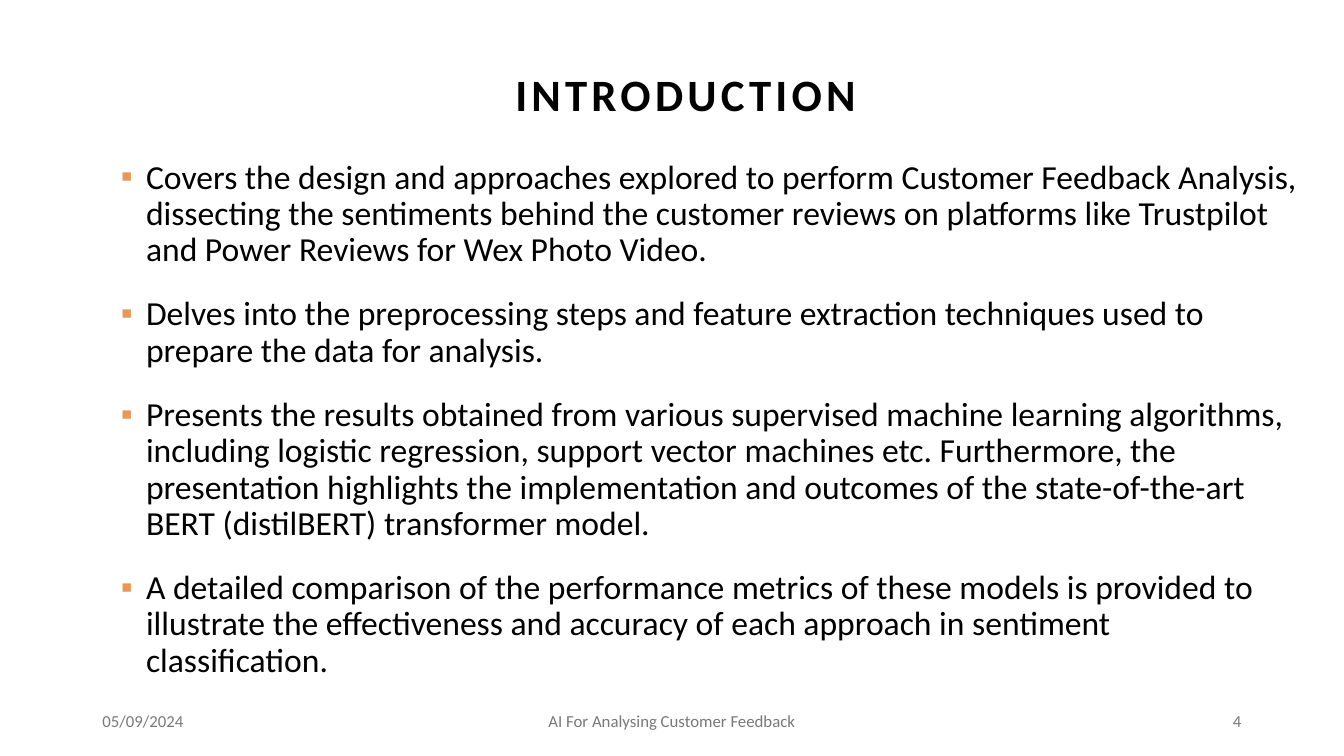
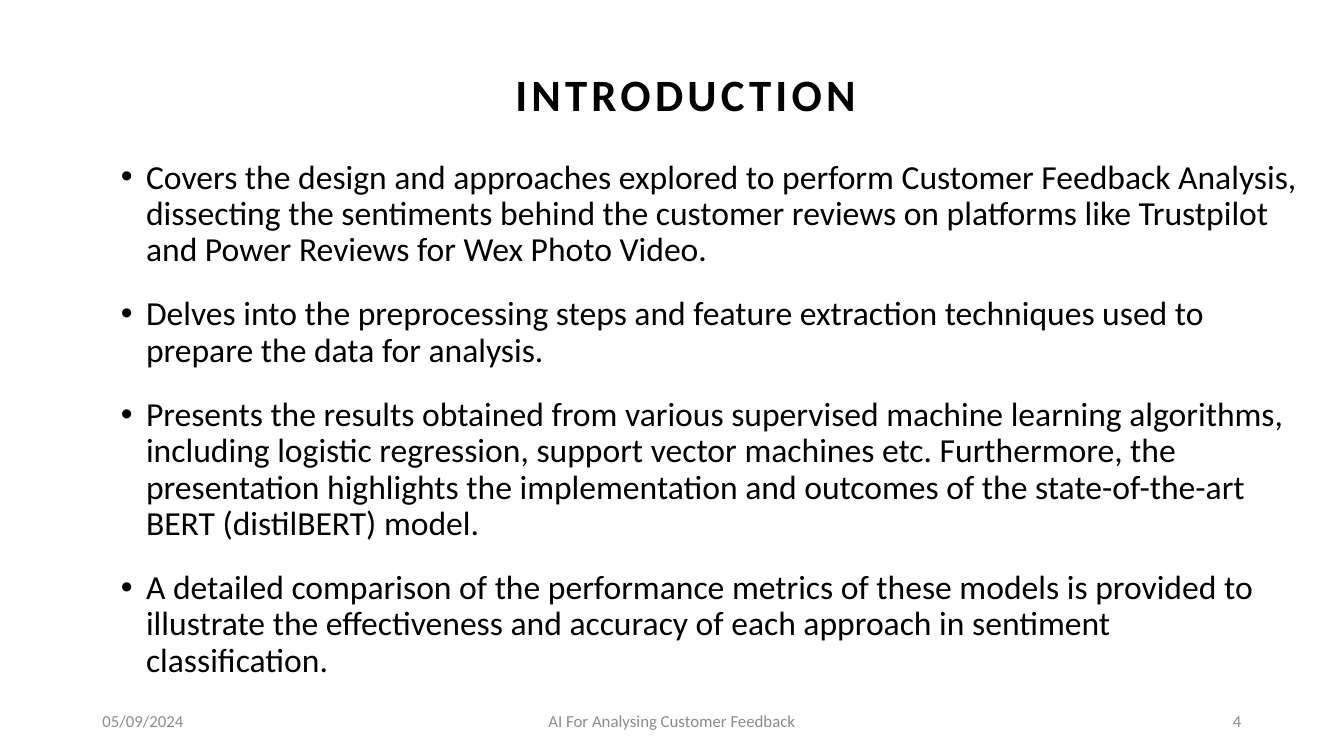
Before and after one commit to amansethuea/WexPhotoVideo, a slide deck: slide 4 of BERT/Thesis_Report/AmanSeth_MScPresentation.pptx. Drawn at 1344x756 pixels with LibreOffice and Linux fonts; fonts in the diff are those of the drawing. Boxes give left, top, right and bottom in pixels: in the first picture for what was removed or moved away, otherwise in the second. Text is boxed around its words. In the diff, an @@ line names an element or a change of style, - is before the commit and + after.

Commit message:
Revamped Presentation PPT as per supervisor feedback

```diff
--- a/BERT/Thesis_Report/AmanSeth_MScPresentation.pptx
+++ b/BERT/Thesis_Report/AmanSeth_MScPresentation.pptx
@@ text at [146, 165, 1296, 673]: bullet ▪ to • @@
@@ text at [146, 402, 1283, 540]: text changed @@
-▪ Presents the results obtained from various supervised machine learning algorithms, including logistic regression, support vector machines etc. Furthermore, the presentation highlights the implementation and outcomes of the state-of-the-art BERT (distilBERT) transformer model.
+• Presents the results obtained from various supervised machine learning algorithms, including logistic regression, support vector machines etc. Furthermore, the presentation highlights the implementation and outcomes of the state-of-the-art BERT (distilBERT) model.
@@ text colour #797979 to #8C8C8C in 3 elements at [102, 715, 183, 728], [548, 715, 795, 730], [1233, 716, 1241, 727] @@
```
Also in this commit, not shown: 41 other slides changed, 9 slides added, 36 slides removed.
